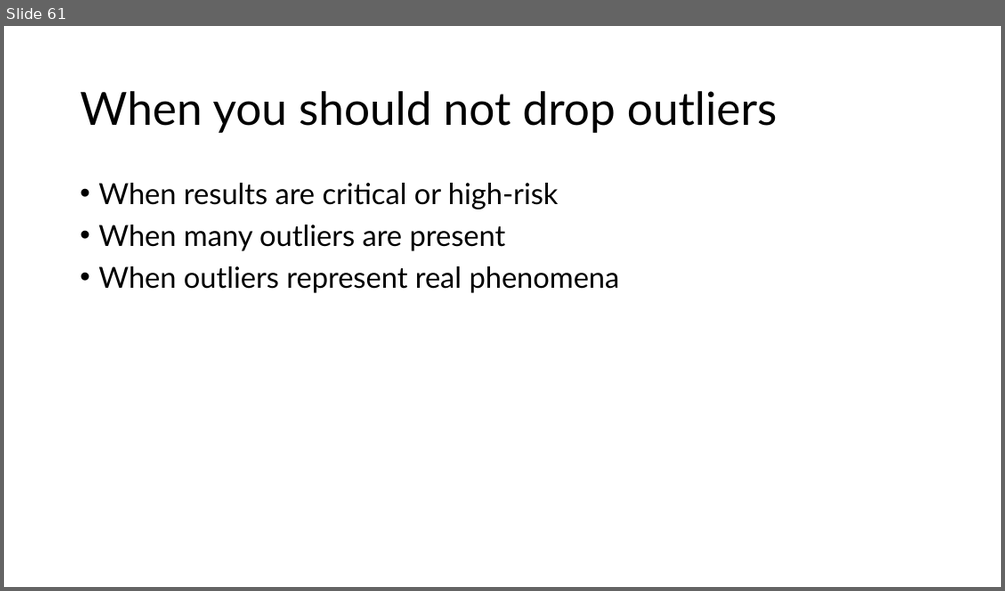
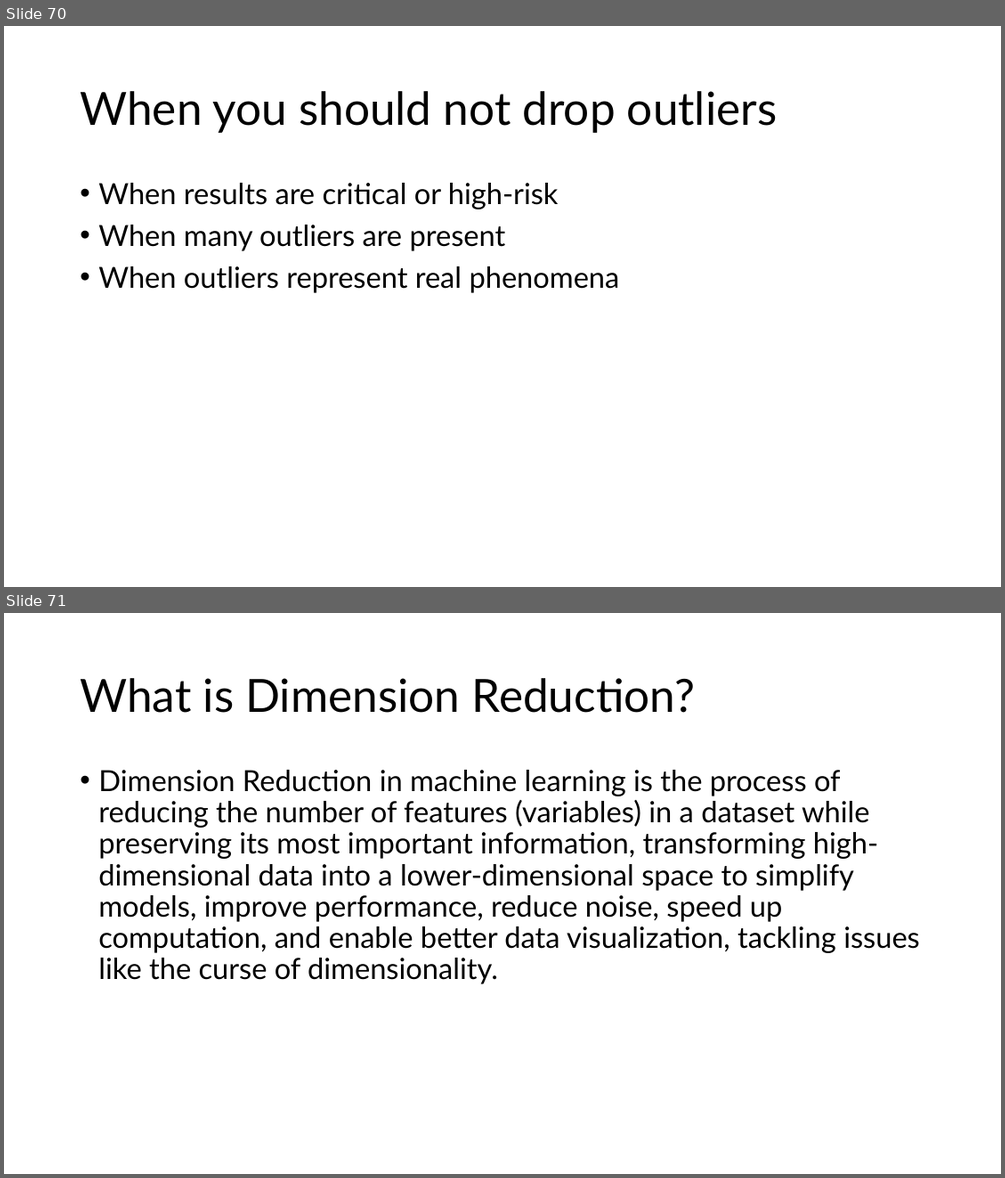
Before and after one commit to sabbirhasaann/ml-lab, a slide deck: NN and ML Lab.pptx. Shown one above the other, each under a label of ours: slide 61 before the commit, slides 70 and 71 after it. The pictures are 1005x591 and 1005x1178 pixels, drawn with LibreOffice and Linux fonts; fonts in the diff are those of the drawing. Boxes give left, top, right and bottom in pixels: in the first picture for what was removed or moved away, otherwise in the second. Text is boxed around its words. In the diff, an @@ line names an element or a change of style, - is before the commit and + after.

```diff
--- a/NN and ML Lab.pptx
+++ b/NN and ML Lab.pptx
@@ slide 71 added at [4, 613, 1001, 1174], background #FFFFFF @@
@@ title added at [80, 678, 696, 713], 44 pt, text #000000 @@
+What is Dimension Reduction?
@@ text added at [98, 770, 920, 984], 28 pt, text #000000 @@
+• Dimension Reduction in machine learning is the process of reducing the number of features (variables) in a dataset while preserving its most important information, transforming high-dimensional data into a lower-dimensional space to simplify models, improve performance, reduce noise, speed up computation, and enable better data visualization, tackling issues like the curse of dimensionality.
@@ what was slide 61 is now slide 70 @@
```
Also in this commit, not shown: 1 slide changed, 23 other slides added, 1 other file.
